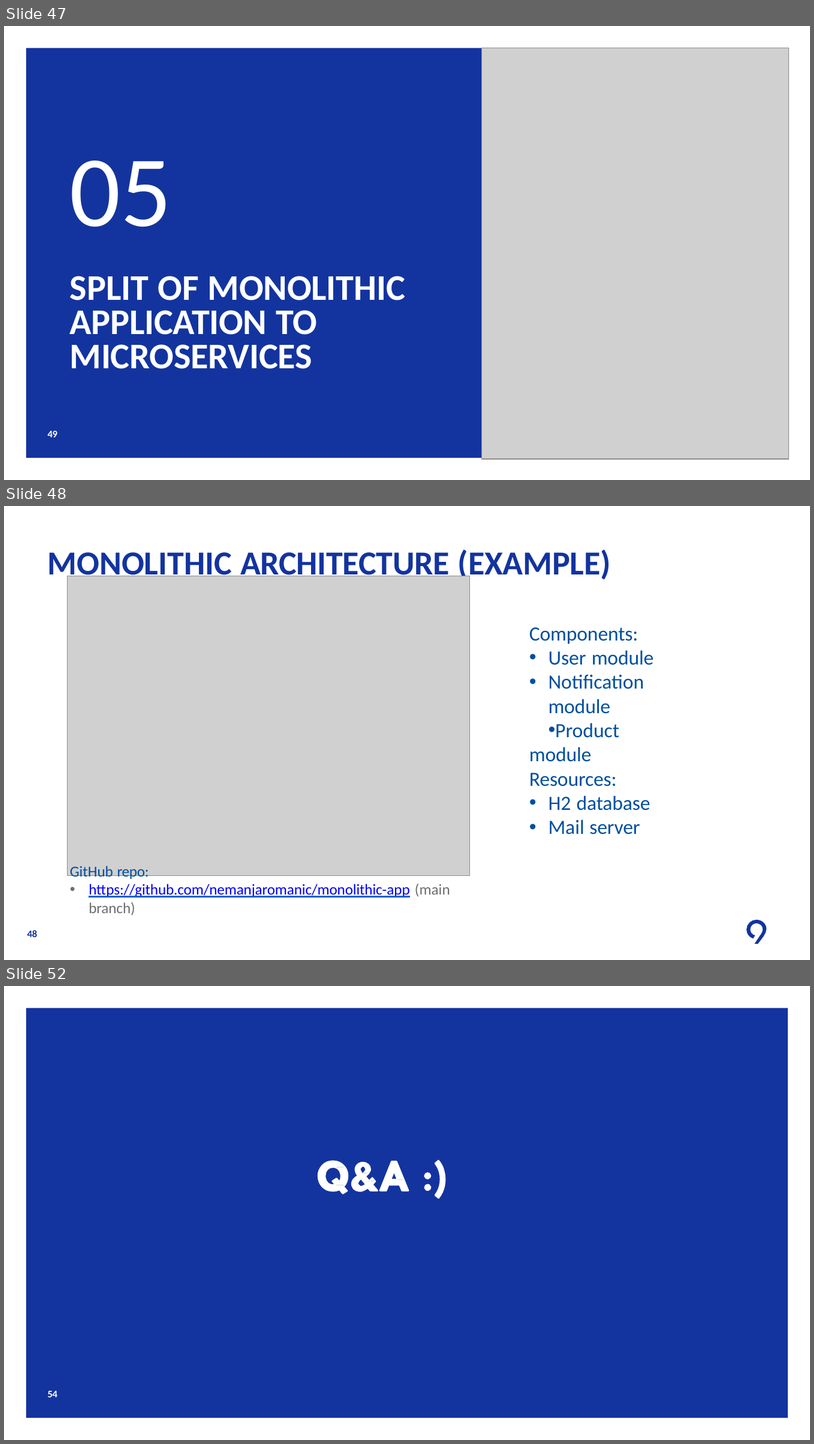
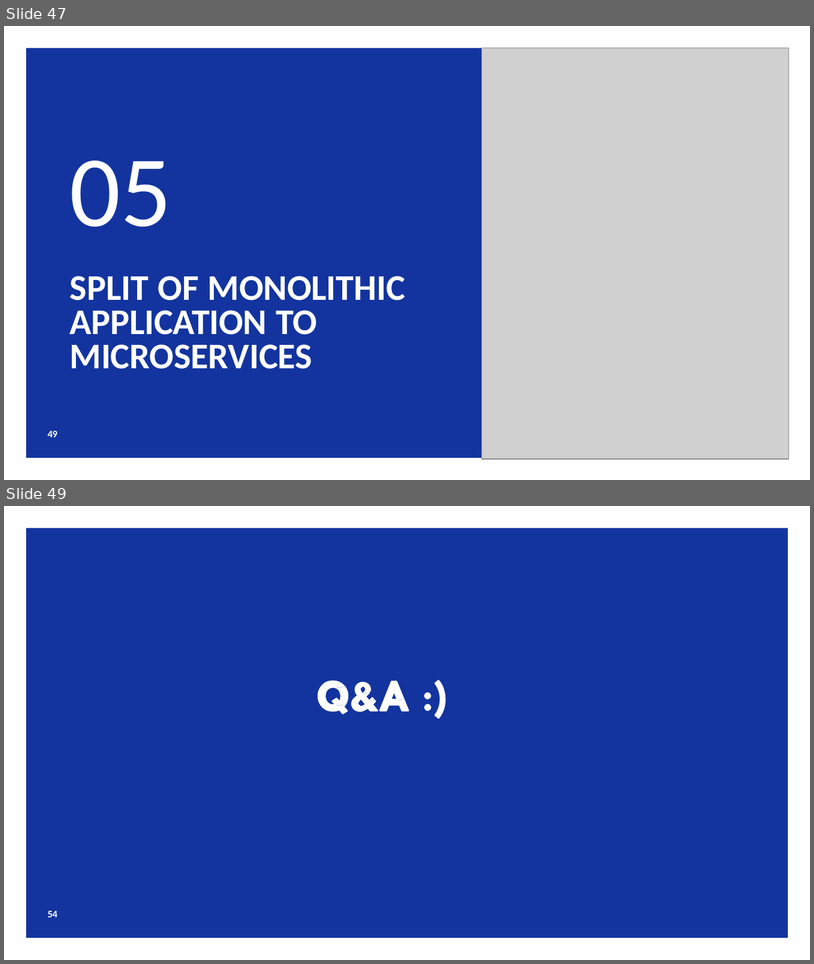
Before and after one commit to levinine/code9-2024, a slide deck: day-3-microservices/Understanding_Microservices.pptx. Shown one above the other, each under a label of ours: slides 47, 48 and 52 before the commit, slides 47 and 49 after it; the slides between them are not shown. The pictures are 814x1444 and 814x964 pixels, drawn with LibreOffice and Linux fonts; fonts in the diff are those of the drawing; grey boxes stand for pictures; background and template pictures are left out. Boxes give left, top, right and bottom in pixels: in the first picture for what was removed or moved away, otherwise in the second. Text is boxed around its words. In the diff, an @@ line names an element or a change of style, - is before the commit and + after.

```diff
--- a/day-3-microservices/Understanding_Microservices.pptx
+++ b/day-3-microservices/Understanding_Microservices.pptx
@@ slide 48 removed at (x1=4, y1=506, x2=810, y2=960), background #FFFFFF @@
@@ title removed at (x1=48, y1=549, x2=611, y2=582) @@
-MONOLITHIC ARCHITECTURE (EXAMPLE)
@@ picture removed at (x1=68, y1=576, x2=470, y2=876) @@
@@ text removed at (x1=530, y1=627, x2=654, y2=834) @@
-Components:
-• User module
-• Notification module
-• Product module Resources:
-• H2 database
-• Mail server
@@ text removed at (x1=70, y1=865, x2=450, y2=897) @@
-GitHub repo:
-• https://github.com/nemanjaromanic/monolithic-app (main branch)
@@ freeform shape removed at (x1=747, y1=919, x2=767, y2=943) @@
@@ page number removed at (x1=27, y1=930, x2=38, y2=937) @@
-48
@@ what was slide 52 is now slide 49 @@
```
Also in this commit, not shown: 1 slide added, 3 other slides removed.
